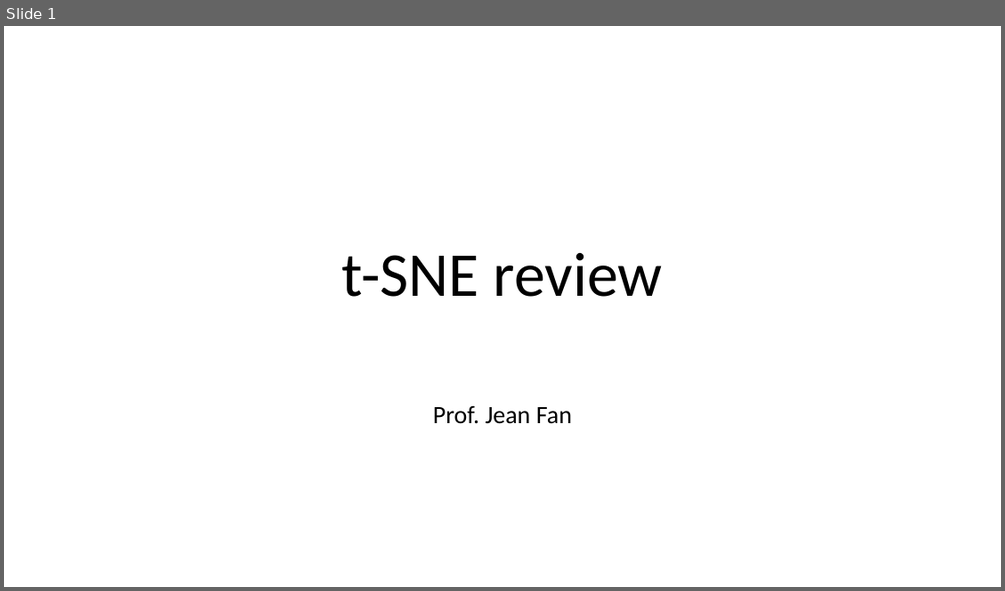
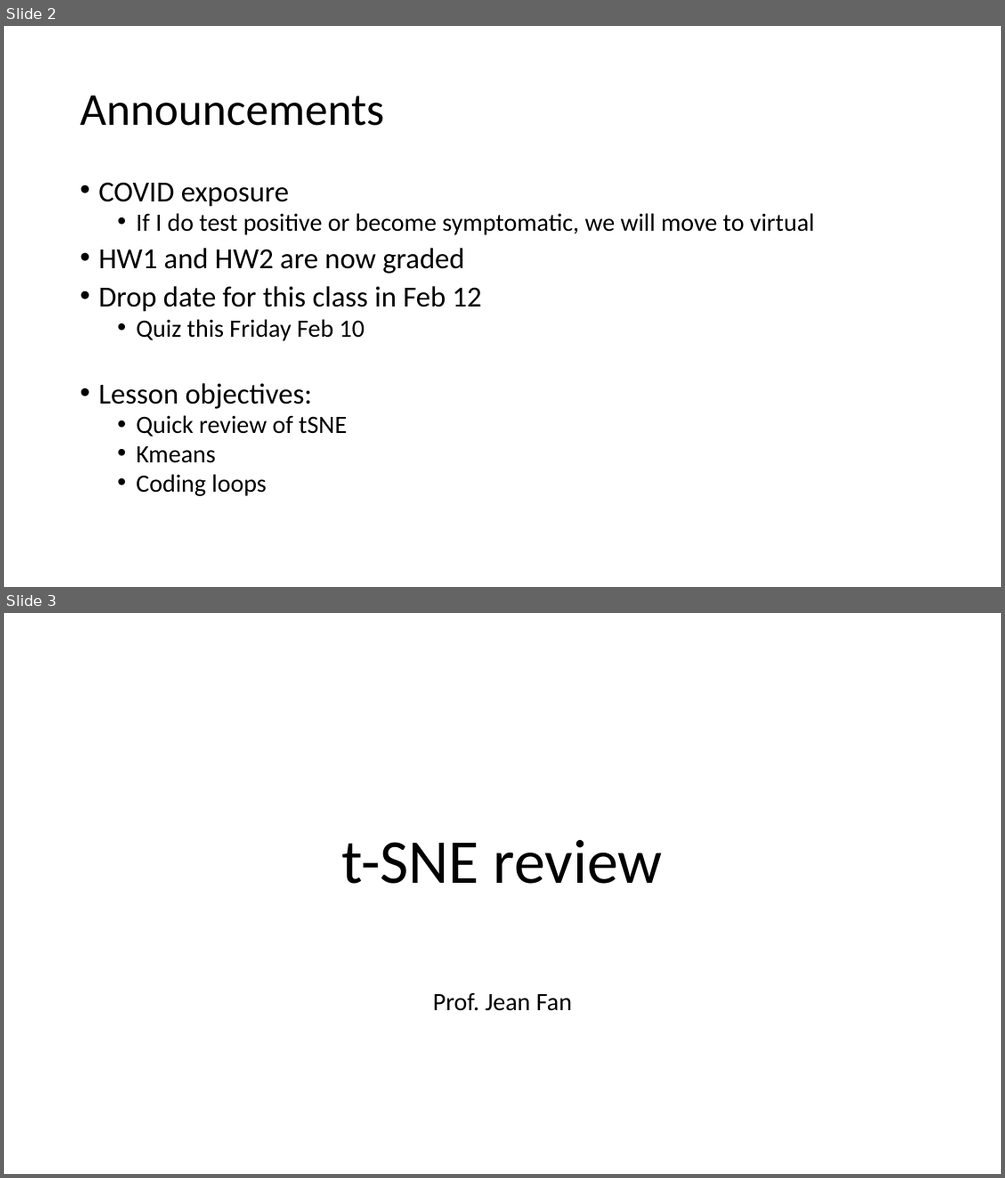
Before and after one commit to JEFworks-Lab/genomic-data-visualization-2023, a slide deck: resources/notes/genomic-data-visualization-Lesson_6.pptx. Shown one above the other, each under a label of ours: slide 1 before the commit, slides 2 and 3 after it. The pictures are 1005x591 and 1005x1178 pixels, drawn with LibreOffice and Linux fonts; fonts in the diff are those of the drawing. Boxes give left, top, right and bottom in pixels: in the first picture for what was removed or moved away, otherwise in the second. Text is boxed around its words. In the diff, an @@ line names an element or a change of style, - is before the commit and + after.

```diff
--- a/resources/notes/genomic-data-visualization-Lesson_6.pptx
+++ b/resources/notes/genomic-data-visualization-Lesson_6.pptx
@@ slide 2 added at box(4, 26, 1001, 587), background #FFFFFF @@
@@ title added at box(80, 95, 384, 126), 44 pt, text #000000 @@
+Announcements
@@ text added at box(98, 182, 815, 496), 24 pt, text #000000 @@
+• COVID exposure
+  • If I do test positive or become symptomatic, we will move to virtual
+• HW1 and HW2 are now graded
+• Drop date for this class in Feb 12
+  • Quiz this Friday Feb 10
+• Lesson objectives:
+  • Quick review of tSNE
+  • Kmeans
+  • Coding loops
@@ what was slide 1 is now slide 3 @@
```
Also in this commit, not shown: 18 slides changed, 1 other slide added, 3 other files.
